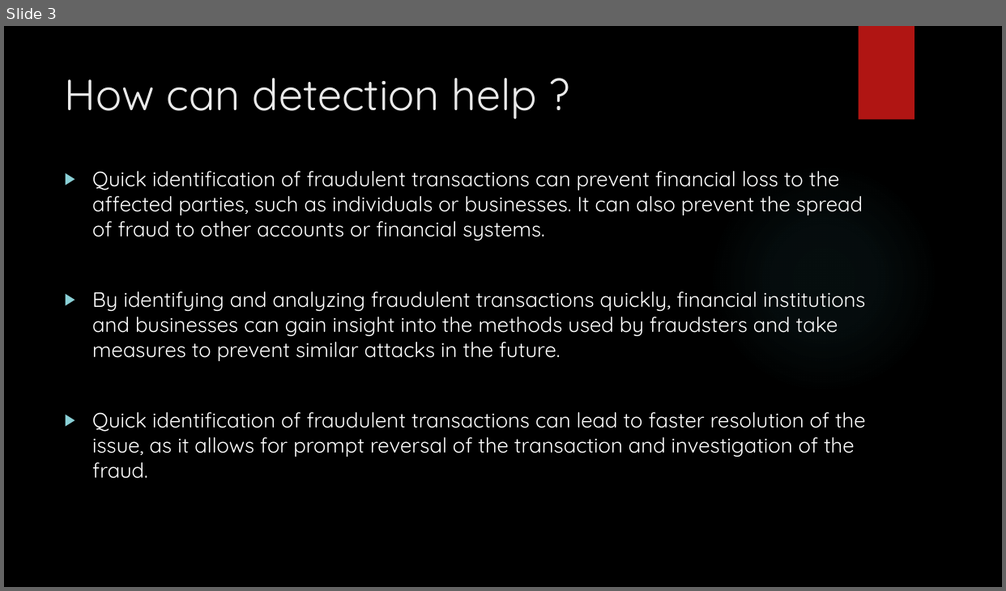
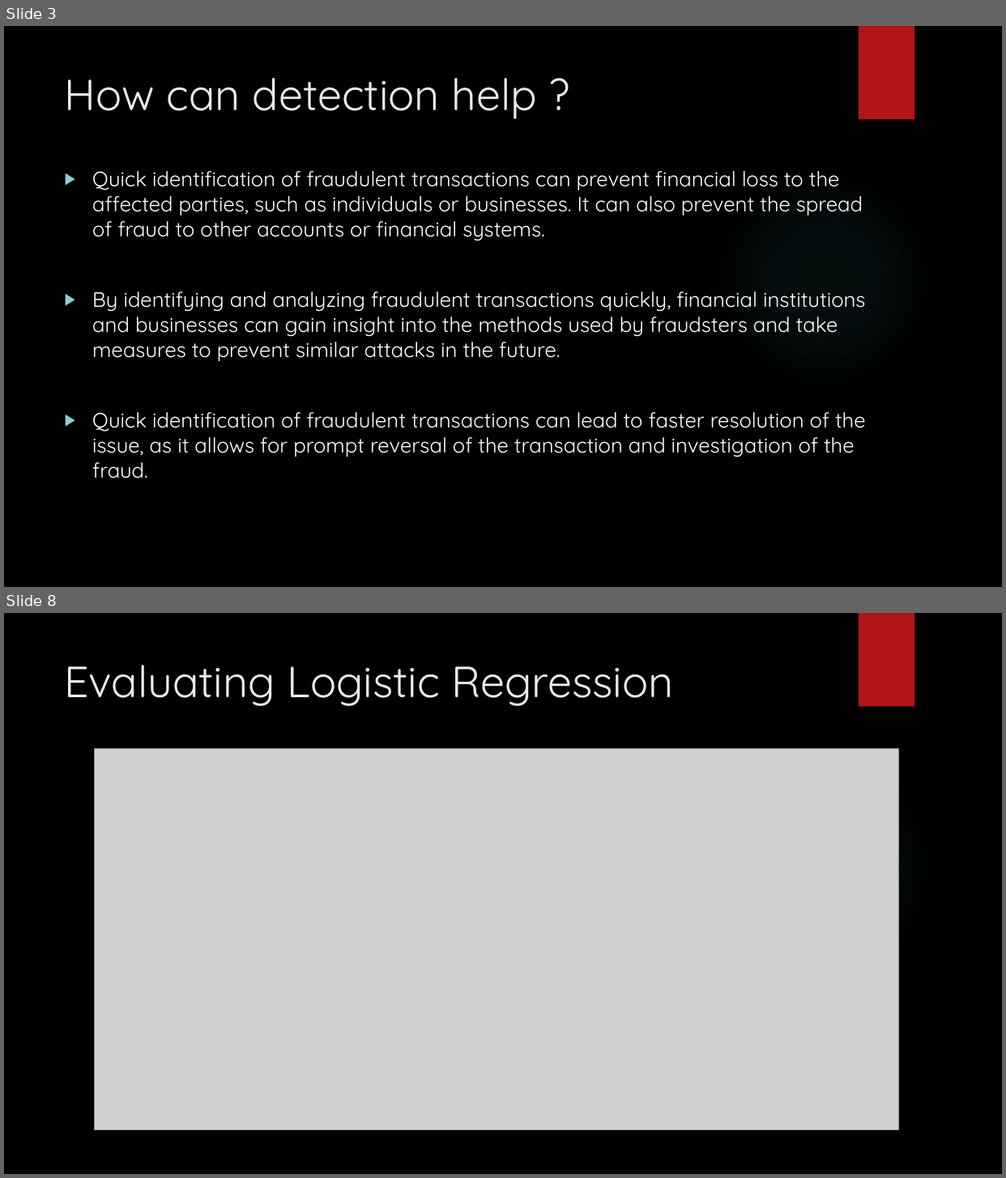
Before and after one commit to de-coding-life/Credit_Card_Fraud_Detection, a slide deck: Presentation/Presentation.pptx. Shown one above the other, each under a label of ours: slide 3 before the commit, slides 3 and 8 after it; the slides between them are not shown. The pictures are 1006x591 and 1006x1178 pixels, drawn with LibreOffice and Linux fonts; fonts in the diff are those of the drawing; grey boxes stand for pictures; background and template pictures are left out. Boxes give left, top, right and bottom in pixels: in the first picture for what was removed or moved away, otherwise in the second. Text is boxed around its words. In the diff, an @@ line names an element or a change of style, - is before the commit and + after.

```diff
--- a/Presentation/Presentation.pptx
+++ b/Presentation/Presentation.pptx
@@ slide 8 added at (4,613,1002,1174), background picture (left out); not listed: 2 template elements that a slide beside it also shows @@
@@ title added at (65,665,674,706), 42 pt, text #EBEBEB @@
+Evaluating Logistic Regression
@@ picture added at (95,748,899,1131) @@
```
Also in this commit, not shown: 1 slide changed, 7 other slides added, 7 other files.
